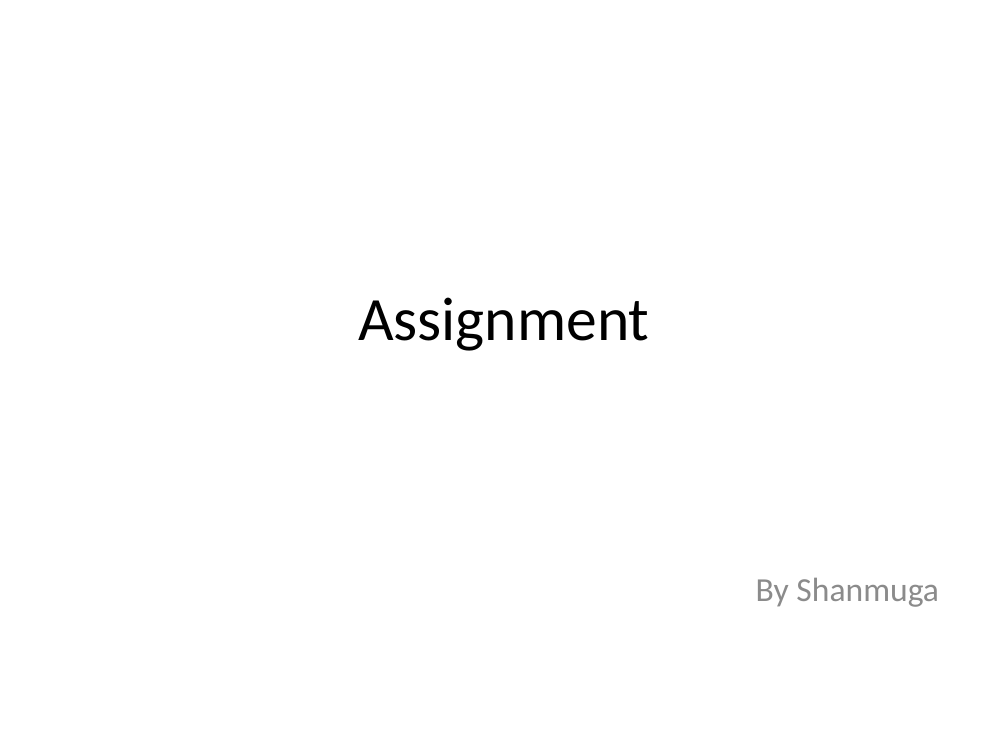
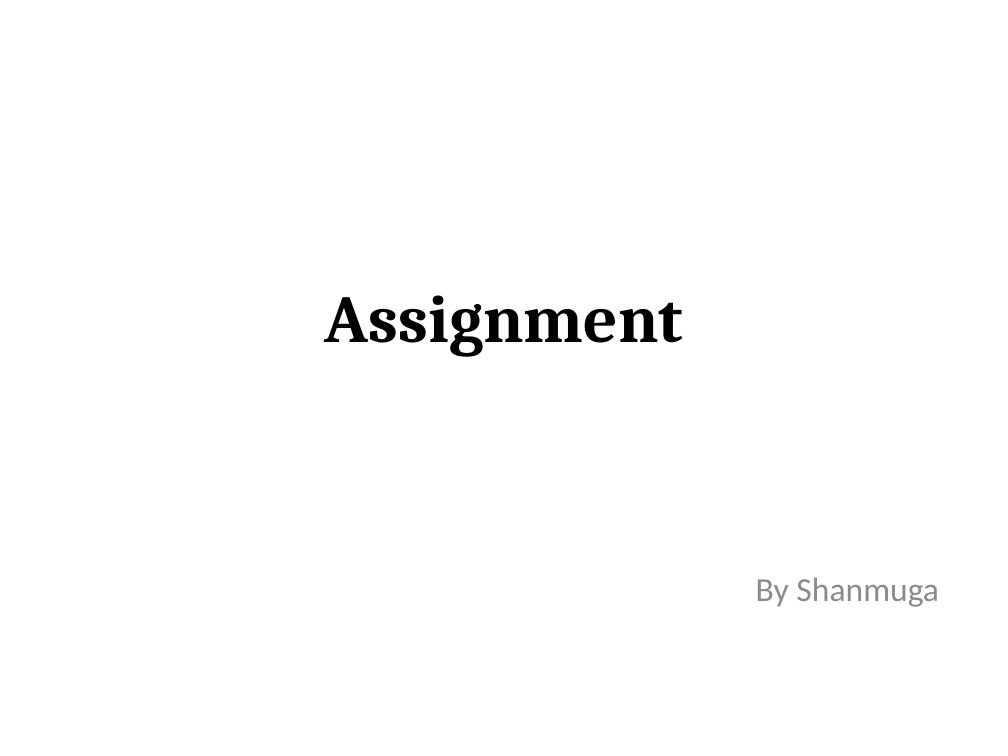
Before and after one commit to Shanmugaks/DTA, a slide deck: slide 1 of Documents/Shanmuga_Assignment.pptx. Drawn at 1008x756 pixels with LibreOffice and Linux fonts; fonts in the diff are those of the drawing. Boxes give left, top, right and bottom in pixels: in the first picture for what was removed or moved away, otherwise in the second. Text is boxed around its words. In the diff, an @@ line names an element or a change of style, - is before the commit and + after.

```diff
--- a/Documents/Shanmuga_Assignment.pptx
+++ b/Documents/Shanmuga_Assignment.pptx
@@ title "Assignment" at (325,295,683,357): size 44 to 48 pt, font Calibri to Cambria, bold on @@
```
Also in this commit, not shown: 9 other slides changed, 4 slides added.
